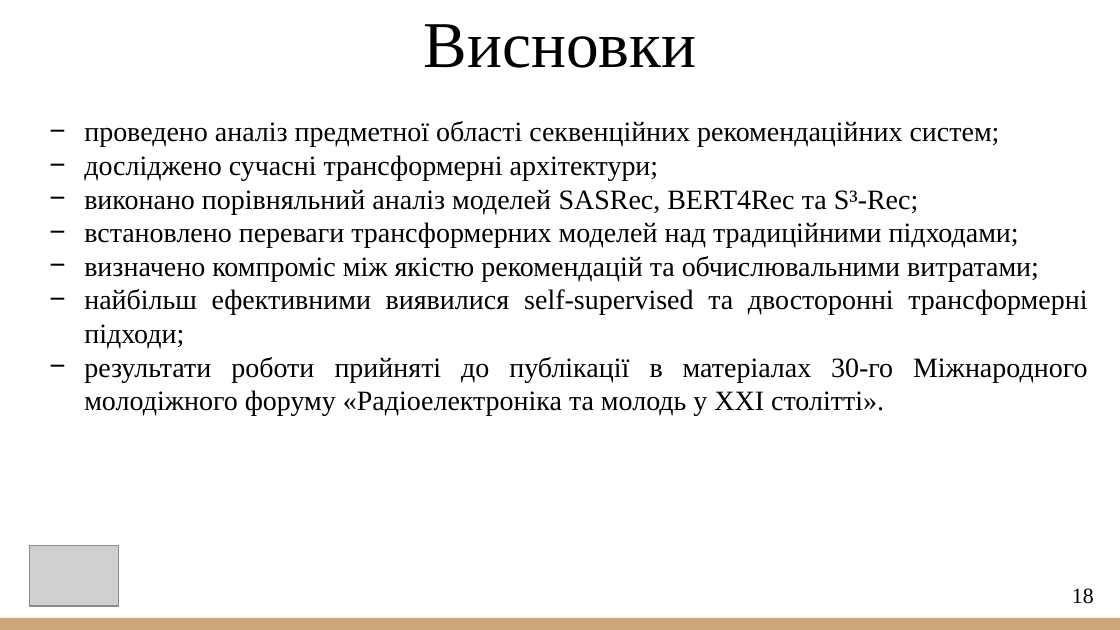
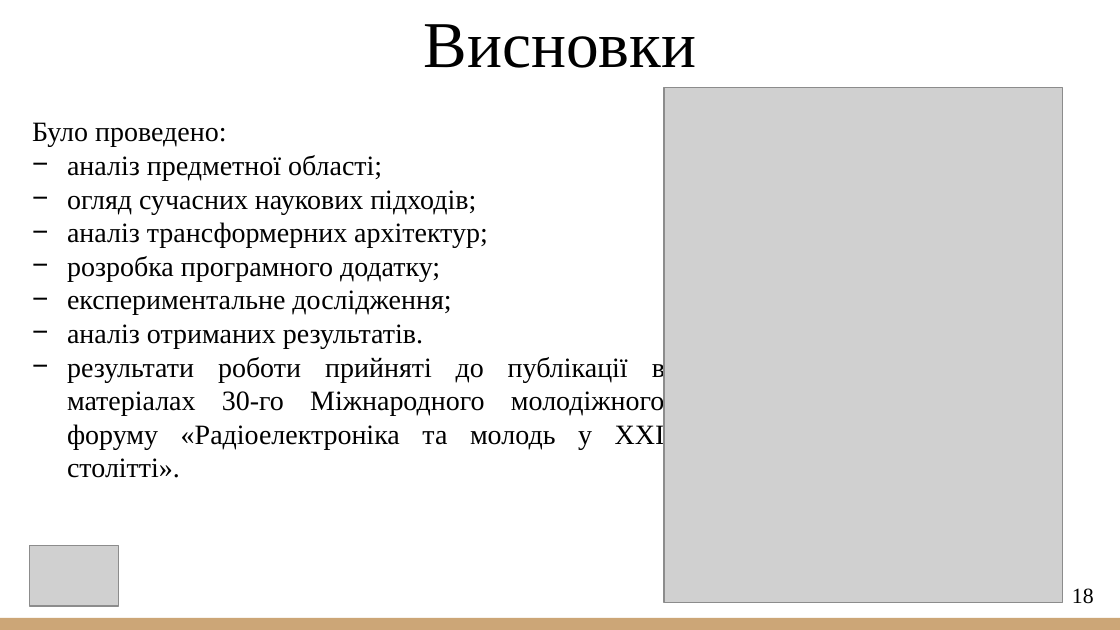
Before and after one commit to VladSubotin/Master-sThesis, a slide deck: slide 18 of 2026_М_ПІ_ІПЗм_24_1_Суботін_В_А.pptx. Drawn at 1120x630 pixels with LibreOffice and Linux fonts; fonts in the diff are those of the drawing; grey boxes stand for pictures. Boxes give left, top, right and bottom in pixels: in the first picture for what was removed or moved away, otherwise in the second. Text is boxed around its words. In the diff, an @@ line names an element or a change of style, - is before the commit and + after.

```diff
--- a/2026_М_ПІ_ІПЗм_24_1_Суботін_В_А.pptx
+++ b/2026_М_ПІ_ІПЗм_24_1_Суботін_В_А.pptx
@@ picture added at (664,87,1063,603) @@
@@ text at (32,122,488,349): text changed @@
-− проведено аналіз предметної області секвенційних рекомендаційних систем;
-− досліджено сучасні трансформерні архітектури;
-− виконано порівняльний аналіз моделей SASRec, BERT4Rec та S³-Rec;
-− встановлено переваги трансформерних моделей над традиційними підходами;
-− визначено компроміс між якістю рекомендацій та обчислювальними витратами;
-− найбільш ефективними виявилися self-supervised та двосторонні трансформерні підходи;
+Було проведено:
+− аналіз предметної області;
+− огляд сучасних наукових підходів;
+− аналіз трансформерних архітектур;
+− розробка програмного додатку;
+− експериментальне дослідження;
+− аналіз отриманих результатів.
@@ text at (67,355,665,478): indent changed @@
```
Also in this commit, not shown: 6 other slides changed.
